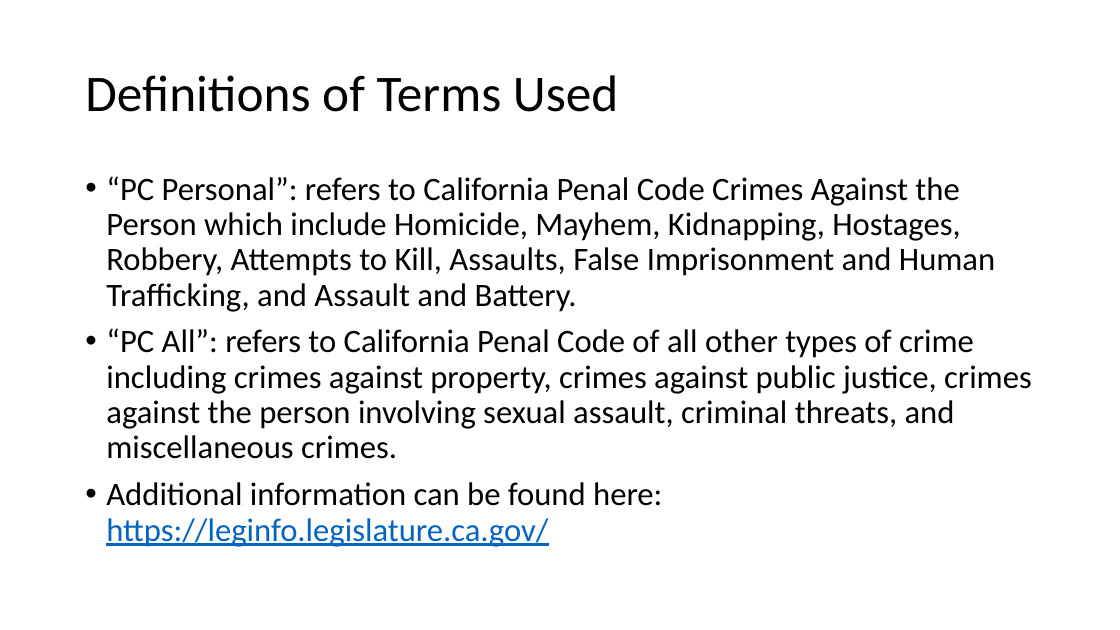
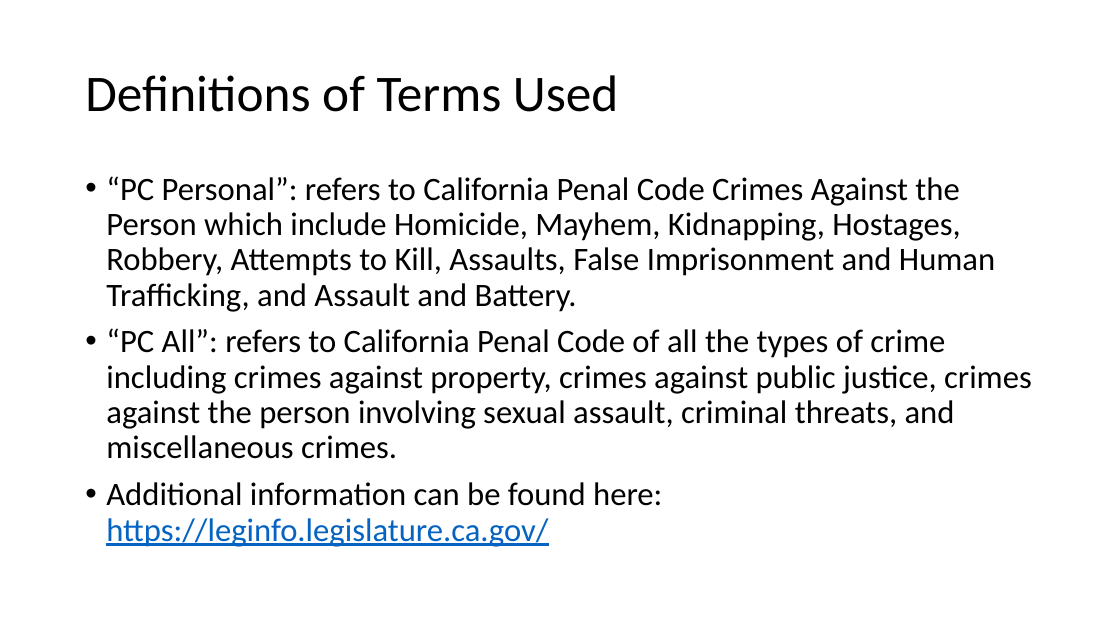
Before and after one commit to sean-galloway/Crime_and_Poverty, a slide deck: slide 5 of Project_1_Presentation.pptx. Drawn at 1120x630 pixels with LibreOffice and Linux fonts; fonts in the diff are those of the drawing. Boxes give left, top, right and bottom in pixels: in the first picture for what was removed or moved away, otherwise in the second. Text is boxed around its words. In the diff, an @@ line names an element or a change of style, - is before the commit and + after.

```diff
--- a/Project_1_Presentation.pptx
+++ b/Project_1_Presentation.pptx
@@ text at bbox=[106, 328, 1032, 459]: text changed @@
-• “PC All”: refers to California Penal Code of all other types of crime including crimes against property, crimes against public justice, crimes against the person involving sexual assault, criminal threats, and miscellaneous crimes.
+• “PC All”: refers to California Penal Code of all the types of crime including crimes against property, crimes against public justice, crimes against the person involving sexual assault, criminal threats, and miscellaneous crimes.
```
Also in this commit, not shown: 2 other slides changed.
